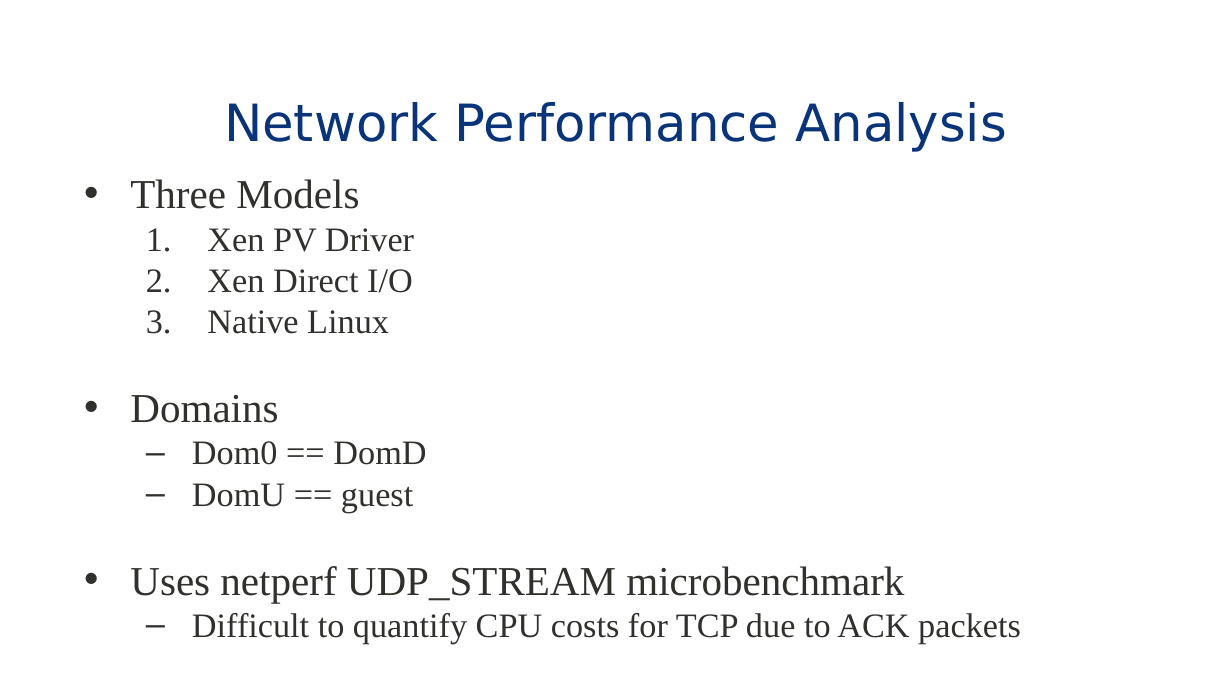
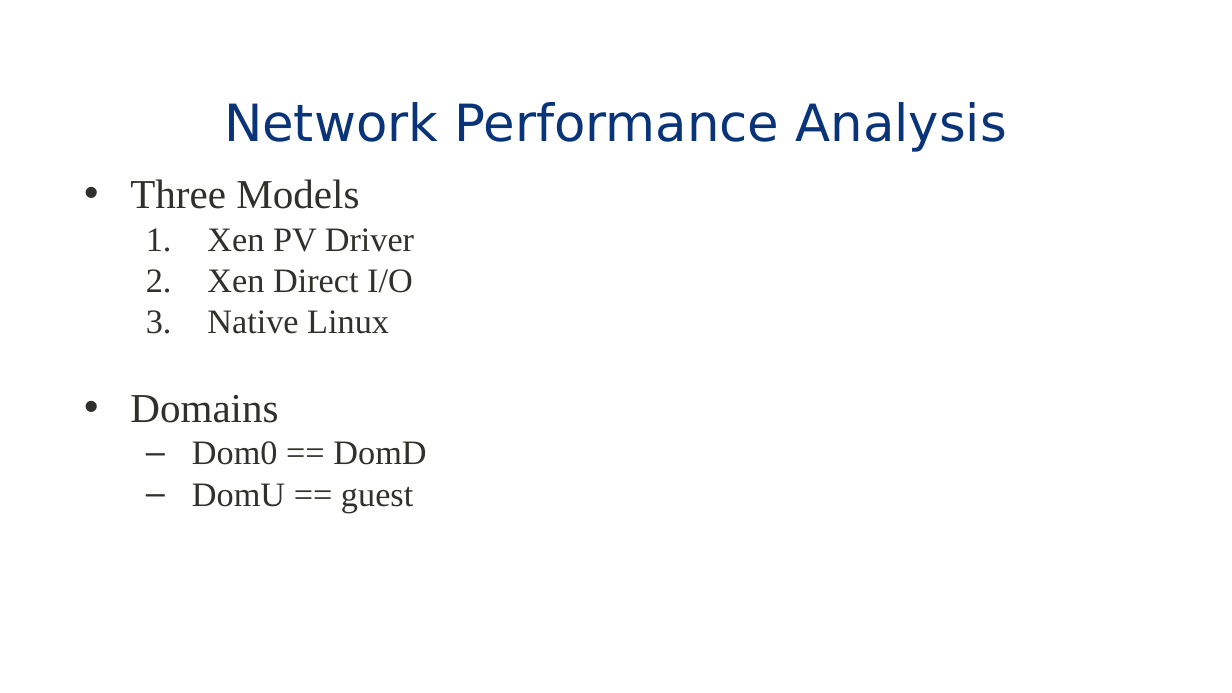
Before and after one commit to eddie-c-davis/cs-advos, a slide deck: slide 12 of presentations/Bridging.pptx. Drawn at 1232x693 pixels with LibreOffice and Linux fonts; fonts in the diff are those of the drawing; background and template pictures are left out. Boxes give left, top, right and bottom in pixels: in the first picture for what was removed or moved away, otherwise in the second. Text is boxed around its words. In the diff, an @@ line names an element or a change of style, - is before the commit and + after.

Commit message:
Updated slides.

```diff
--- a/presentations/Bridging.pptx
+++ b/presentations/Bridging.pptx
@@ text at (130,566,1021,644): paragraphs removed @@
-• Uses netperf UDP_STREAM microbenchmark
-  – Difficult to quantify CPU costs for TCP due to ACK packets
```
Also in this commit, not shown: 6 other slides changed, 10 slides added.
